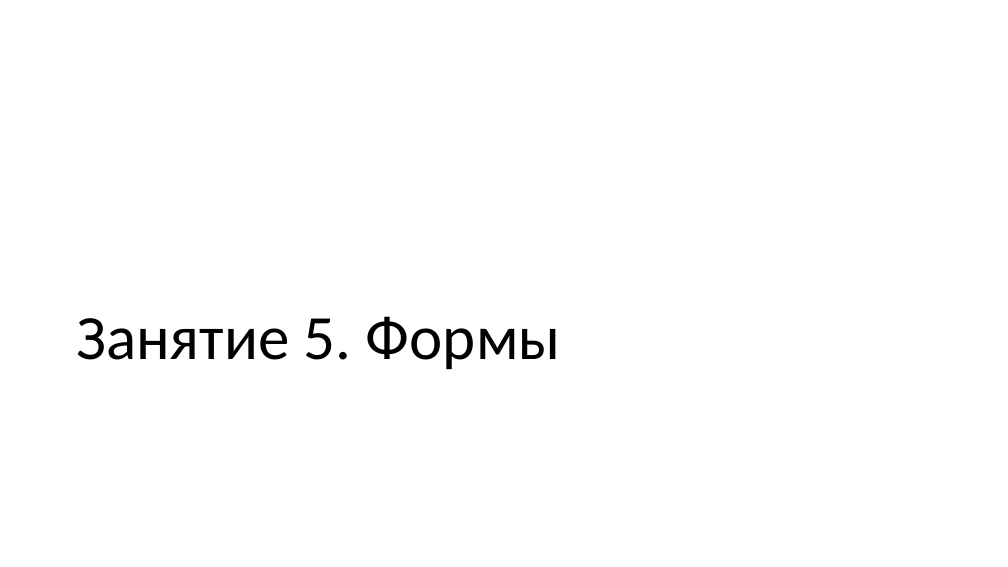
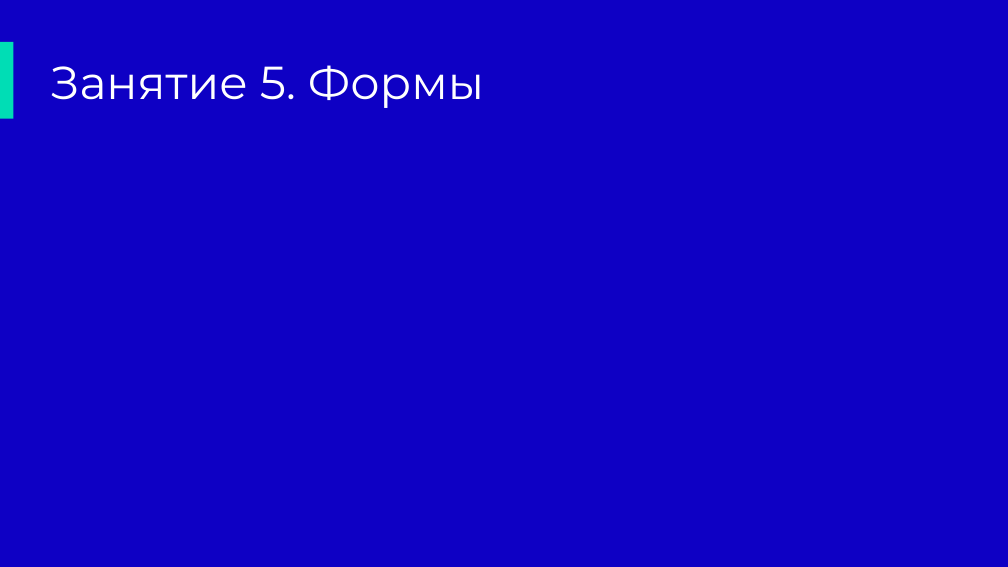
Before and after one commit to lavsexpert/synergy-react, a slide deck: slide 12 of React.pptx (slide 6 before the commit). Drawn at 1008x567 pixels with LibreOffice and Linux fonts; fonts in the diff are those of the drawing; background and template pictures are left out. Boxes give left, top, right and bottom in pixels: in the first picture for what was removed or moved away, otherwise in the second. Text is boxed around its words. In the diff, an @@ line names an element or a change of style, - is before the commit and + after.

```diff
--- a/React.pptx
+++ b/React.pptx
@@ rectangle added at [0,0,1008,567], fill #0E00C4 @@
@@ title "Занятие 5. Формы": place and size @@
-title "Занятие 5. Формы" at [76,316,561,369]
+title "Занятие 5. Формы" at [50,65,484,108]
@@ title "Занятие 5. Формы" at [50,65,484,108]: size 60 to 44 pt, font Calibri to Montserrat, text colour #000000 to #FFFFFF; vertical alignment bottom to middle @@
@@ rectangle added at [0,42,14,119], fill #00DDB5 @@
```
Also in this commit, not shown: 5 other slides changed, 8 slides added, 1 slide removed, 1 other file.
